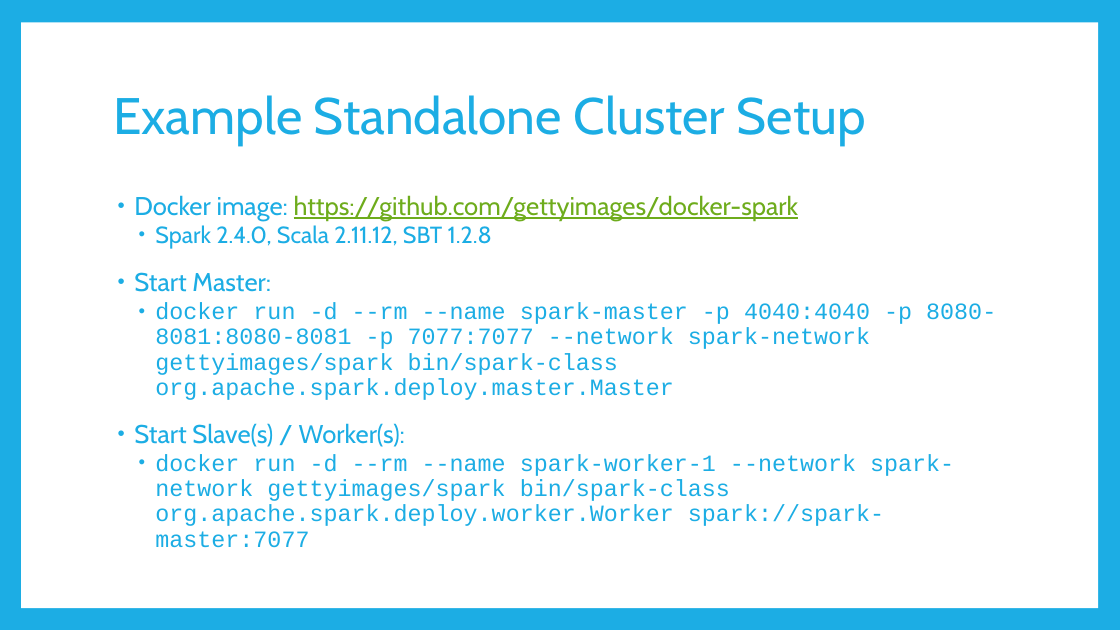
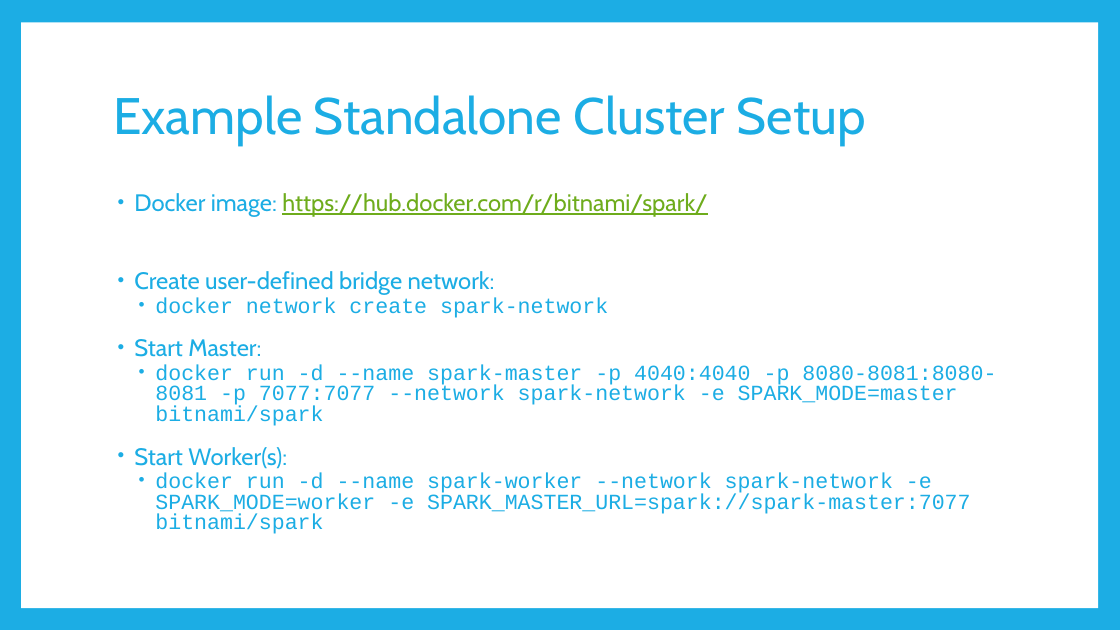
Before and after one commit to rug-sc/spark-boot-camp, a slide deck: slide 12 of slides/Apache Spark Bootcamp.pptx. Drawn at 1120x630 pixels with LibreOffice and Linux fonts; fonts in the diff are those of the drawing. Boxes give left, top, right and bottom in pixels: in the first picture for what was removed or moved away, otherwise in the second. Text is boxed around its words. In the diff, an @@ line names an element or a change of style, - is before the commit and + after.

Commit message:
Updated slides.

```diff
--- a/slides/Apache Spark Bootcamp.pptx
+++ b/slides/Apache Spark Bootcamp.pptx
@@ text at [134, 193, 707, 318]: text changed; size 22 to 20.4 pt @@
-• Docker image: https://github.com/gettyimages/docker-spark
-  • Spark 2.4.0, Scala 2.11.12, SBT 1.2.8
+• Docker image: https://hub.docker.com/r/bitnami/spark/
+• Create user-defined bridge network:
+  • docker network create spark-network
@@ text at [134, 339, 261, 357]: size 22 to 20.4 pt in "Start Master:"; line spacing 0.9 to 0.8 @@
@@ text at [134, 364, 996, 534]: text changed; size 20 to 18.5 pt @@
-  • docker run -d --rm --name spark-master -p 4040:4040 -p 8080-8081:8080-8081 -p 7077:7077 --network spark-network gettyimages/spark bin/spark-class org.apache.spark.deploy.master.Master
-• Start Slave(s) / Worker(s):
-  • docker run -d --rm --name spark-worker-1 --network spark-network gettyimages/spark bin/spark-class org.apache.spark.deploy.worker.Worker spark://spark-master:7077
+  • docker run -d --name spark-master -p 4040:4040 -p 8080-8081:8080-8081 -p 7077:7077 --network spark-network -e SPARK_MODE=master bitnami/spark
+• Start Worker(s):
+  • docker run -d --name spark-worker --network spark-network -e SPARK_MODE=worker -e SPARK_MASTER_URL=spark://spark-master:7077 bitnami/spark
```
Also in this commit, not shown: 10 other slides changed, 1 other file.
